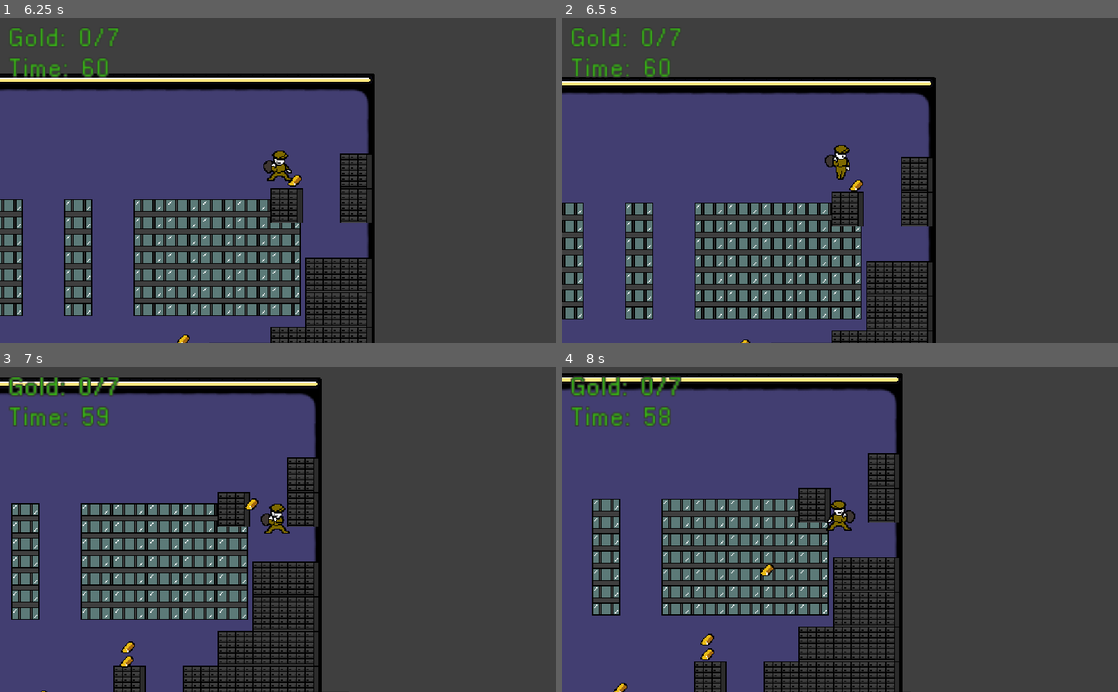
Above: before the commit, frames 1-4 (two rows, left to right).
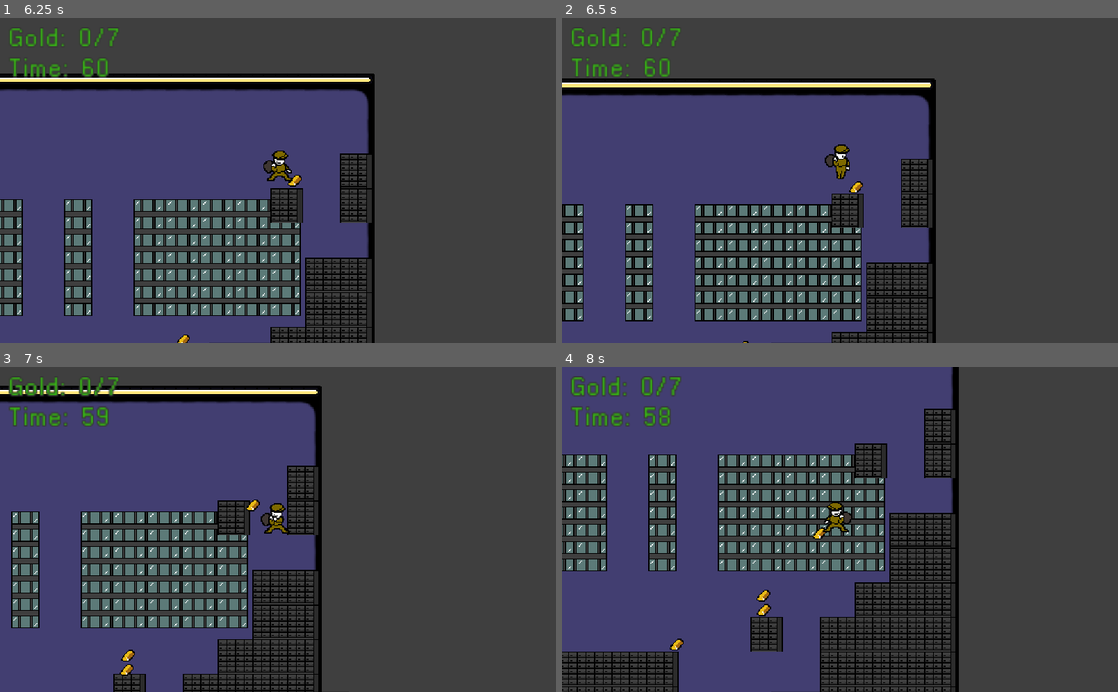
Above: after the commit, the same moments.

Repository: AleksLitynski/AnIncreasinglyConvolutedSeriesOfHeists
Game: Godot game, scene res://main.tscn
Same seed, same stepped clock (60 frames per second), same inputs: the game is played once before the commit and once after it.
Inputs (mouse positions are in pixels of both pictures, inside the frame that each line leads up to):
- Up to frame 1 (6.25 s): click (239, 196) at 0.5 s; click (239, 196) at 1.25 s; move the mouse to (400, 164) at 2.02 s; hold D (right) 2.03-2.75 s; hold Space (jump) 2.03-2.75 s; click "Go!" at 2.75 s; click "Go!" at 3.5 s; move the mouse to (166, 196) at 4.27 s; hold D (right) 4.28-5.03 s; tap E (grab) at 4.35 s; tap Space (jump) at 4.52, 4.55, 4.82, 5.3, 5.85, 6.02 s; move the mouse to (333, 109) at 5.02 s; press the mouse at (333, 109) at 5.03 s; hold A (left) 5.03-5.78 s; move the mouse to (250, 245) at 5.77 s; release the mouse at (250, 245) at 5.78 s; hold D (right) from 5.78 s (still down)
- Up to frame 2 (6.5 s): keep holding D (right); tap Space (jump) at 6.32 s
- Up to frame 3 (7 s): keep holding D (right); move the mouse to (444, 578) at 6.52 s; hold E (grab) from 6.53 s (still down); tap Space (jump) at 6.77, 6.8 s
- Up to frame 4 (8 s): tap Space (jump) at 7.07, 7.52, 7.55, 7.82 s; move the mouse to (673, 480) at 7.27 s; release D (right) at 7.28 s; release E (grab) at 7.28 s; hold A (left) from 7.28 s (still down); click (673, 480) at 7.35 s

Frame 1 is identical in both runs. In frame 2, 8.2% of the frame differs, in the area x 0-68%, y 18-100%; in frame 3, 16%; in frame 4, 40%, in the area x 0-72%, y 0-100%.

Commit message:
gold weights you down

Diff:
--- a/gold.tscn
+++ b/gold.tscn
@@ -12,6 +12,7 @@
 position = Vector2( 152, -152 )
 mass = 100.0
 gravity_scale = 10.0
+continuous_cd = 2
 script = ExtResource( 1 )
 
 [node name="goldbar" type="Sprite" parent="."]
--- a/mc.gd
+++ b/mc.gd
@@ -32,12 +32,13 @@
 }
 var jump = {
 	"active": false,
-	"max": 50,
+	"max": 55,
 	"current": 0,
 	"falloff": 0.9,
 }
 
 var gold = []
+var max_gold_weight = 14.0
 var thrown = null
 var default_throw_velocity = Vector2(15, -10)
 var throw_time = 0
@@ -139,6 +140,11 @@
 		$goldanchor.transform.origin.x = 16
 		$throwanchor.transform.origin.x = -30
 
+func encumberment_dampener(jump):
+	if jump:
+		return 1 - (len(gold) / (max_gold_weight * 2))
+	return 1 - (len(gold) / max_gold_weight)
+
 func _process(delta):
 	if sleep_all:
 		return
@@ -168,16 +174,16 @@
 			set_anim_state(ANIM_STATE.WALK)
 		motion["velocity"].x = clamp(motion["velocity"].x + (motion["speed"] * lr_move),
 			-motion["max_speed"],
-			motion["max_speed"])
+			motion["max_speed"]) * encumberment_dampener(false)
 
 	if is_on_floor():
 		if Input.is_action_pressed("jump") and !jump["active"]:
 			jump["active"] = true
-			motion["velocity"].y -= jump["current"]
+			motion["velocity"].y -= jump["current"] * encumberment_dampener(true)
 
 	if Input.is_action_pressed("jump") and jump["active"]:
 		jump["current"] *= jump["falloff"]
-		motion["velocity"].y -= stepify(jump["current"], 0.1)
+		motion["velocity"].y -= stepify(jump["current"], 0.1) * encumberment_dampener(true)
 
 	if !Input.is_action_pressed("jump"):
 		jump["active"] = false
Not shown, changed: aleks-todo
